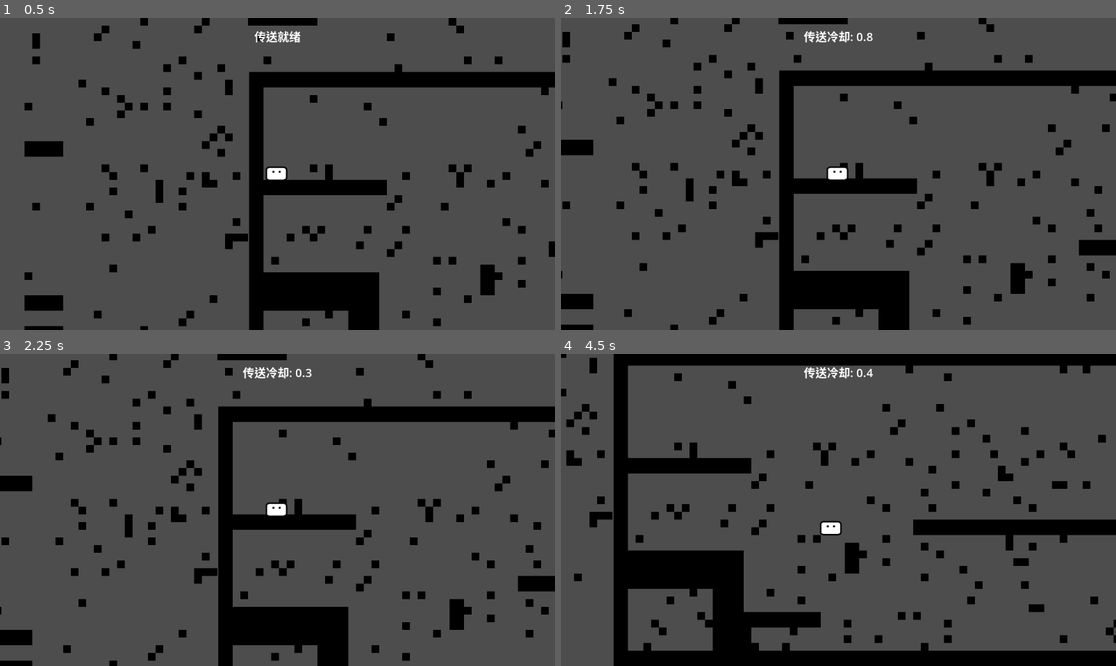
Above: before the commit, frames 1-4 (two rows, left to right).
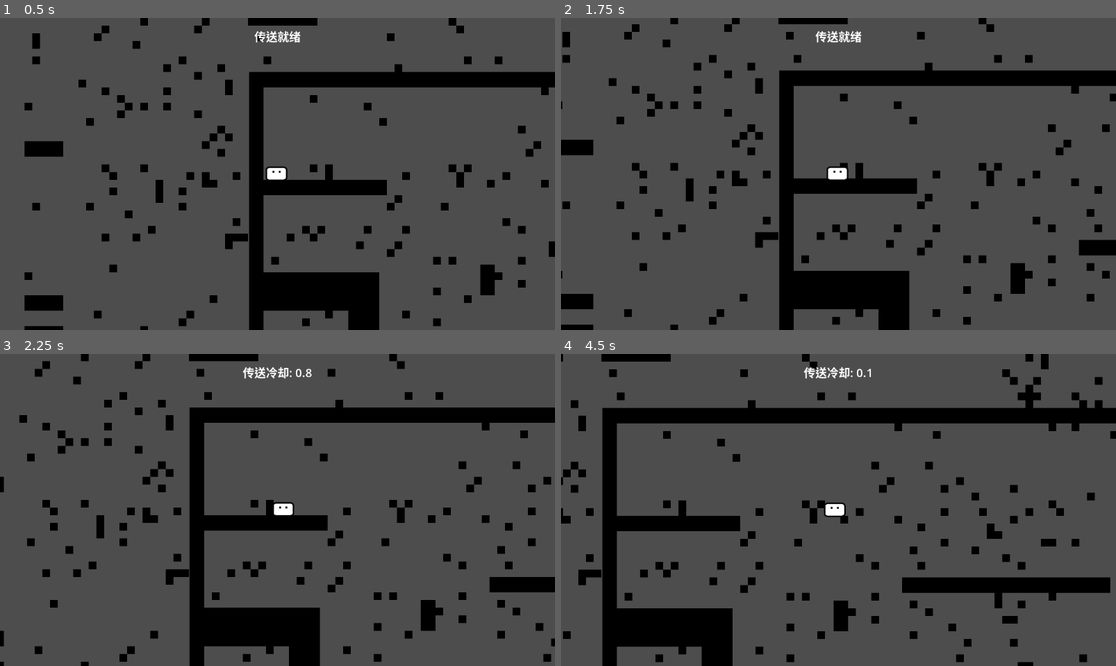
Above: after the commit, the same moments.

Repository: PinkFreud6657/Teleport
Game: Godot game, scene res://main.tscn
Same seed, same stepped clock (60 frames per second), same inputs: the game is played once before the commit and once after it.
Inputs:
- Up to frame 1 (0.5 s): no input
- Up to frame 2 (1.75 s): tap Enter at 0.5 s; hold Space (teleport) 0.53-1.28 s; hold D (move_right) from 0.53 s (still down); tap W (jump) at 0.77, 1.52 s; tap Space (teleport) at 1.35 s
- Up to frame 3 (2.25 s): tap Space (teleport) at 2 s; release D (move_right) at 2.03 s; hold A (move_left) from 2.03 s (still down); hold Space (teleport) from 2.03 s (still down)
- Up to frame 4 (4.5 s): release A (move_left) at 2.78 s; release Space (teleport) at 2.78 s; hold D (move_right) 2.78-4.28 s; tap Space (teleport) at 2.85, 4.35 s; tap W (jump) at 3.02, 3.77 s; hold Space (teleport) 3.53-4.28 s; hold A (move_left) from 4.28 s (still down)

Frame 1 is identical in both runs. In frame 2, 0.3% of the frame differs, in the area x 43-57%, y 4-9%; in frame 3, 16%; in frame 4, 34%, in the area x 0-100%, y 0-100%.

Commit message:
传送到墙里两秒内不离开就会传回出声点

Diff:
--- a/teleport-man/Player/player.gd
+++ b/teleport-man/Player/player.gd
@@ -11,16 +11,27 @@
 const GRAVITY = 980.0
 # 传送距离
 const TELEPORT_DISTANCE = 100.0
+const MAX_HEALTH = 100
+const STUCK_DEATH_DELAY = 2.0
 
 # 传送冷却（防止连续传送）
 var teleport_cooldown: float = 0.0
-const TELEPORT_COOLDOWN_TIME = 2.0
+const TELEPORT_COOLDOWN_TIME = 1.0
 # 传送动画时长
 const TELEPORT_ANIMATION_TIME = 0.15
 # 是否正在传送动画中
 var is_teleporting: bool = false
+# 角色血量
+var health: int = MAX_HEALTH
+var respawn_position: Vector2 = Vector2.ZERO
+var stuck_timer: float = STUCK_DEATH_DELAY
+var is_stuck_in_terrain: bool = false
 # Sprite2D节点引用
 @onready var sprite: Sprite2D = $Sprite2D
+
+func _ready() -> void:
+	respawn_position = global_position
+	reset_stuck_state()
 
 func _physics_process(delta: float) -> void:
 	# 更新传送冷却
@@ -35,6 +46,7 @@
 	if handle_teleport():
 		# 如果传送成功，跳过其他输入处理
 		move_and_slide()
+		monitor_stuck_state(delta)
 		return
 
 	# 处理跳跃输入
@@ -45,6 +57,7 @@
 
 	# 移动角色
 	move_and_slide()
+	monitor_stuck_state(delta)
 
 func handle_jump_input() -> void:
 	# 检测是否按下跳跃键（W键）
@@ -130,3 +143,43 @@
 		velocity.x = direction * SPEED
 	else:
 		velocity.x = move_toward(velocity.x, 0, SPEED)
+
+func monitor_stuck_state(delta: float) -> void:
+	if is_teleporting:
+		return
+
+	if is_inside_solid():
+		if not is_stuck_in_terrain:
+			is_stuck_in_terrain = true
+			stuck_timer = STUCK_DEATH_DELAY
+		else:
+			stuck_timer -= delta
+			if stuck_timer <= 0.0:
+				apply_lethal_damage()
+	else:
+		reset_stuck_state()
+
+func is_inside_solid() -> bool:
+	return test_move(global_transform, Vector2.ZERO)
+
+func reset_stuck_state() -> void:
+	is_stuck_in_terrain = false
+	stuck_timer = STUCK_DEATH_DELAY
+
+func apply_lethal_damage() -> void:
+	take_damage(health)
+
+func take_damage(amount: int) -> void:
+	health = max(0, health - amount)
+	if health == 0:
+		die_and_respawn()
+
+func die_and_respawn() -> void:
+	global_position = respawn_position
+	velocity = Vector2.ZERO
+	teleport_cooldown = 0.0
+	is_teleporting = false
+	sprite.modulate.a = 1.0
+	sprite.scale = Vector2.ONE
+	reset_stuck_state()
+	health = MAX_HEALTH
